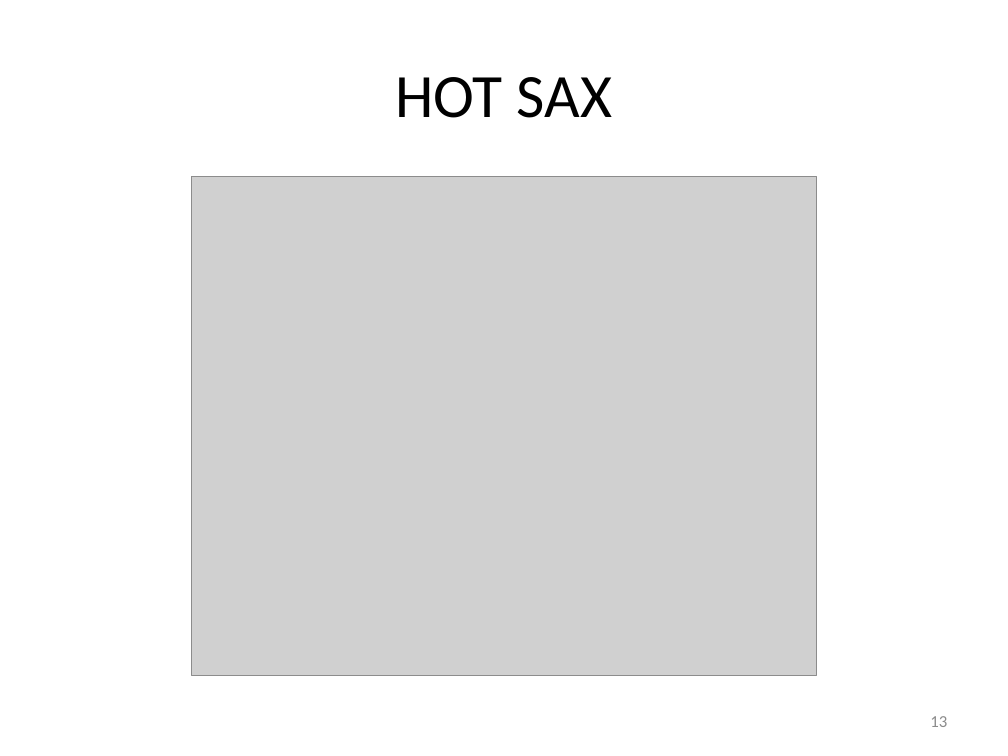
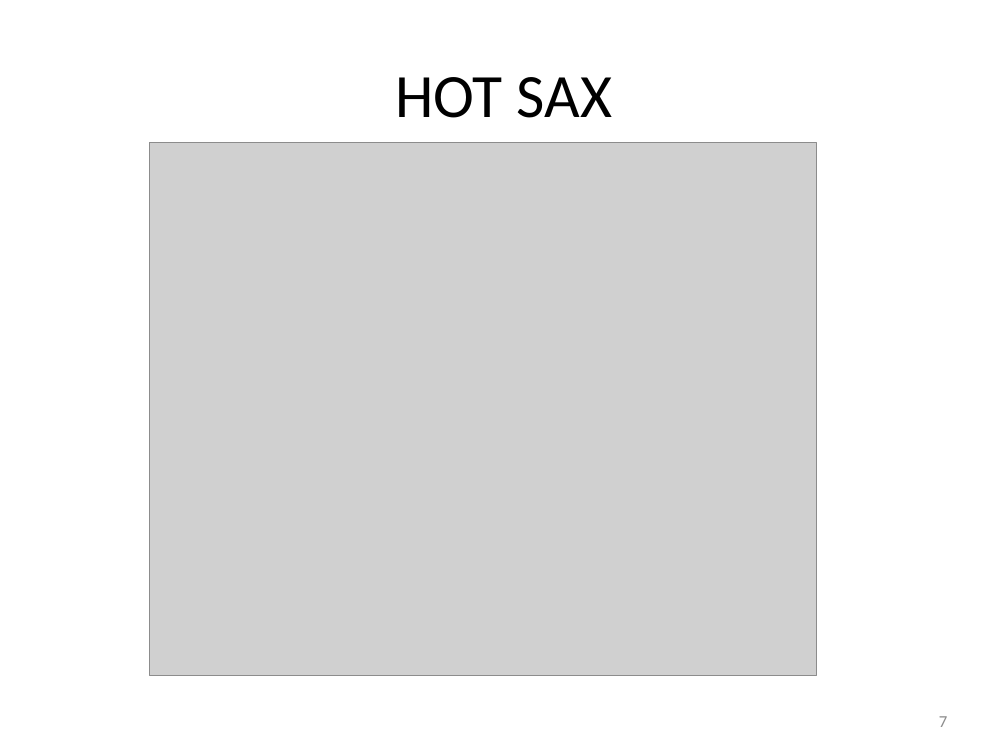
Before and after one commit to vyngo/caohoc-project-name, a slide deck: slide 7 of Report/pre.pptx (slide 13 before the commit). Drawn at 1008x756 pixels with LibreOffice and Linux fonts; fonts in the diff are those of the drawing; grey boxes stand for pictures. Boxes give left, top, right and bottom in pixels: in the first picture for what was removed or moved away, otherwise in the second. Text is boxed around its words. In the diff, an @@ line names an element or a change of style, - is before the commit and + after.

```diff
--- a/Report/pre.pptx
+++ b/Report/pre.pptx
@@ picture: place and size @@
-picture at (192,176,817,675)
+picture at (149,143,817,675)
@@ page number at (939,716,947,727): text changed @@
-13
+7
```
Also in this commit, not shown: 6 other slides changed, 6 slides added, 1 slide removed, 1 other file.
